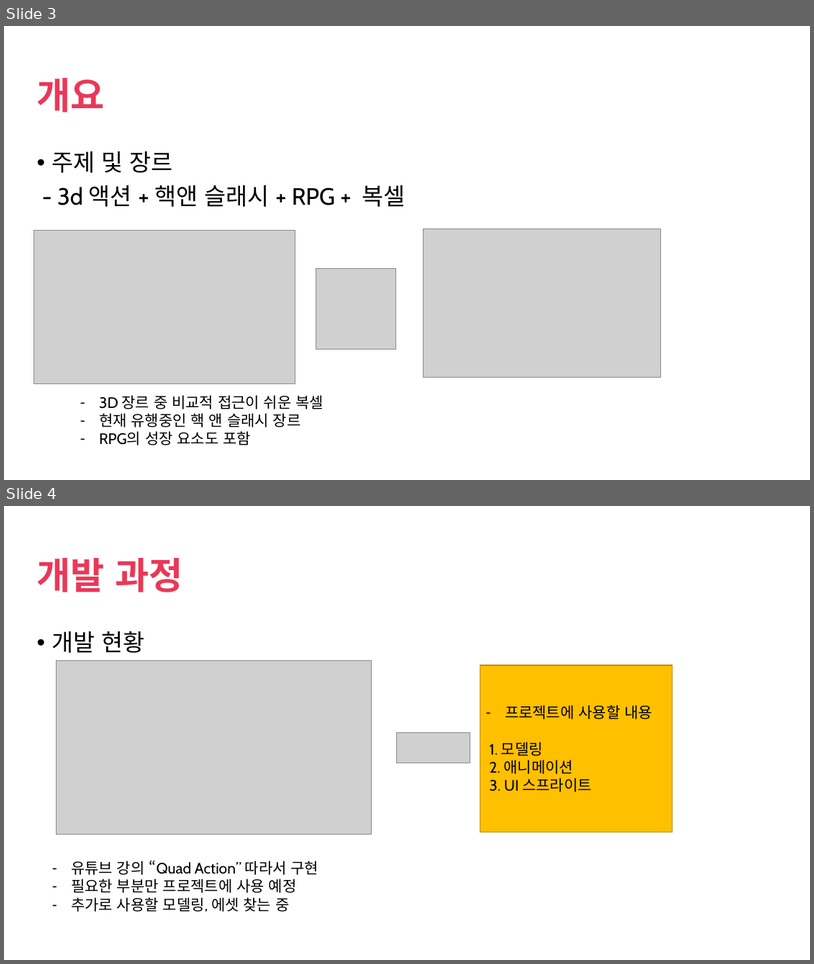
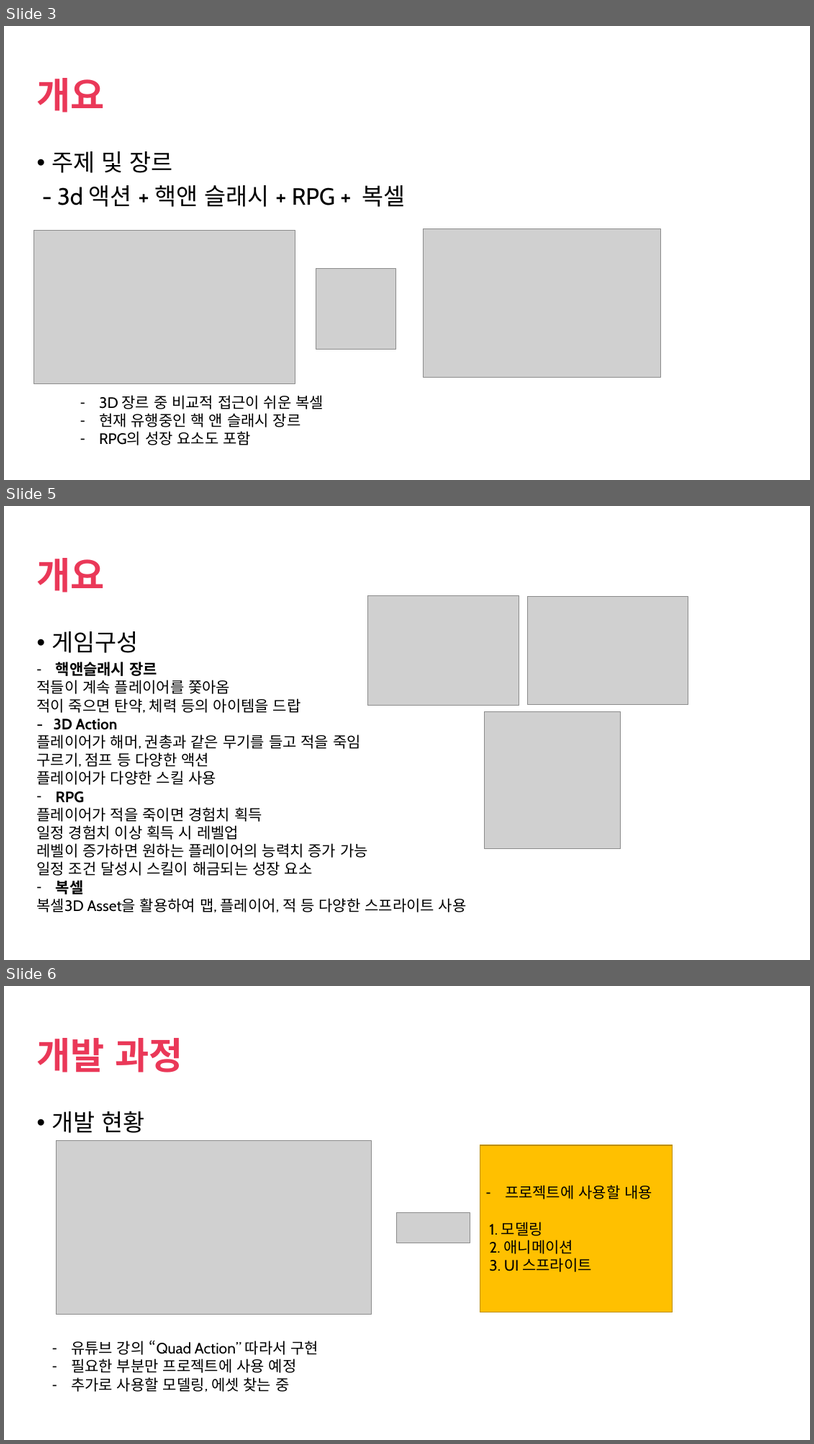
Before and after one commit to seokhee123/DBLAB, a slide deck: 게임 프로그래밍.pptx. Shown one above the other, each under a label of ours: slides 3 and 4 before the commit, slides 3, 5 and 6 after it; the slides between them are not shown. The pictures are 814x964 and 814x1444 pixels, drawn with LibreOffice and Linux fonts; fonts in the diff are those of the drawing; grey boxes stand for pictures; background and template pictures are left out. Boxes give left, top, right and bottom in pixels: in the first picture for what was removed or moved away, otherwise in the second. Text is boxed around its words. In the diff, an @@ line names an element or a change of style, - is before the commit and + after.

```diff
--- a/게임 프로그래밍.pptx
+++ b/게임 프로그래밍.pptx
@@ slide 5 added at [4, 506, 810, 960], background picture (left out) @@
@@ title added at [37, 558, 105, 592], 44 pt, text #EA3858, bold @@
+개요
@@ picture added at [368, 595, 520, 705] @@
@@ picture added at [528, 597, 689, 705] @@
@@ text added at [52, 631, 139, 653], 28 pt, text #000000 @@
+• 게임구성
@@ text added at [36, 662, 467, 912], 18 pt, text #000000 @@
+– 핵앤슬래시 장르
+적들이 계속 플레이어를 쫓아옴
+적이 죽으면 탄약, 체력 등의 아이템을 드랍
+- 3D Action
+플레이어가 해머, 권총과 같은 무기를 들고 적을 죽임
+구르기, 점프 등 다양한 액션
+플레이어가 다양한 스킬 사용
+– RPG
+플레이어가 적을 죽이면 경험치 획득
+일정 경험치 이상 획득 시 레벨업
+레벨이 증가하면 원하는 플레이어의 능력치 증가 가능
+일정 조건 달성시 스킬이 해금되는 성장 요소
+– 복셀
+복셀3D Asset을 활용하여 맵, 플레이어, 적 등 다양한 스프라이트 사용
@@ picture added at [484, 712, 621, 849] @@
@@ what was slide 4 is now slide 6 @@
```
Also in this commit, not shown: 2 slides changed, 4 other slides added.
